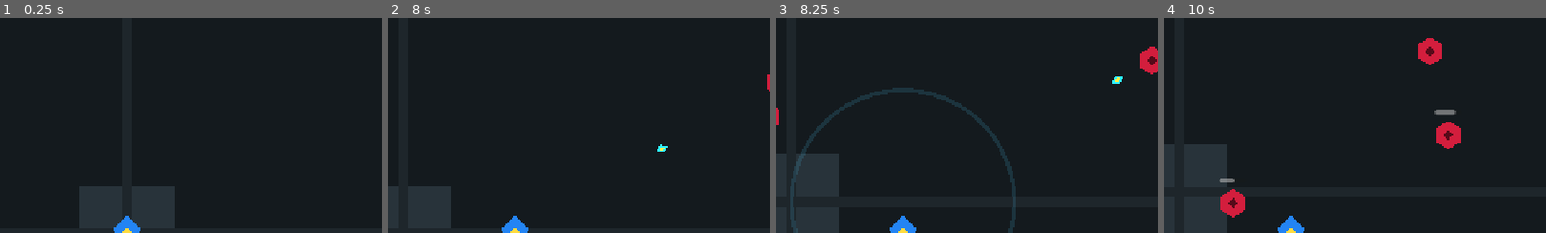
Above: before the commit, frames 1-4 (left to right).
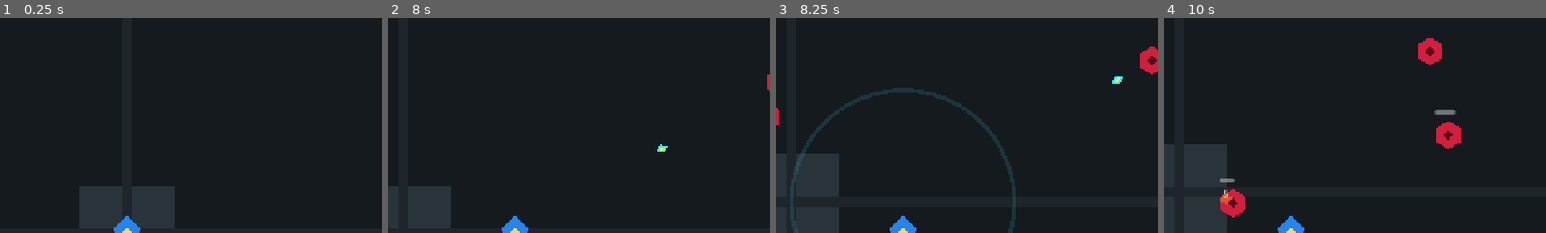
Above: after the commit, the same moments.

Repository: StanisRyz/SuperHeroes
Game: Godot game, scene res://scenes/main/Main.tscn
Two runs of this game, one before a commit and one after it. Both use one fixed random seed, a clock stepped at 60 frames per second and the inputs below.
Inputs (mouse positions are % of the whole screen's width and height, from its top left):
- Up to frame 1 (0.25 s): no input
- Up to frame 2 (8 s): tap Enter at 0.5, 3.5, 6.5 s; move the mouse to (72, 45) at 0.52 s; hold D (move_right) 0.53-1.25 s; hold J (ability_1) 0.53-1.25 s; click (72, 45) at 0.67 s; drag from (30, 55) to (50, 50) at 1.27 s; tap Space at 2, 5 s; move the mouse to (60, 28) at 2.02 s; hold D (move_right) 2.03-2.75 s; hold J (ability_1) 2.03-2.75 s; drag from (45, 70) to (20, 35) at 2.77 s; move the mouse to (80, 65) at 3.52 s; hold Left (move_left) 3.53-4.25 s; hold J (ability_1) 3.53-4.25 s; drag from (20, 35) to (50, 50) at 4.27 s; move the mouse to (55, 50) at 5.02 s; hold S (move_down) 5.03-5.75 s; hold J (ability_1) 5.03-5.75 s; click (55, 50) at 5.17 s; drag from (35, 25) to (30, 55) at 5.77 s; move the mouse to (72, 45) at 6.52 s; hold W (move_up) 6.53-7.25 s; hold J (ability_1) 6.53-7.25 s; drag from (30, 55) to (25, 21) at 7.27 s
- Up to frame 3 (8.25 s): move the mouse to (60, 28) at 8.02 s; hold S (move_down) from 8.03 s (still down); hold J (ability_1) from 8.03 s (still down)
- Up to frame 4 (10 s): release S (move_down) at 8.75 s; release J (ability_1) at 8.75 s; drag from (45, 70) to (20, 35) at 8.77 s; move the mouse to (80, 65) at 9.52 s; hold W (move_up) from 9.53 s (still down); hold J (ability_1) from 9.53 s (still down); click (80, 65) at 9.67 s
The pictures show only the part of the screen within x 33-83%, y 0-50%; the shares and areas given below are measured in that part.

Frames 1-3 are identical in both runs. In frame 4, 0.1% of the frame differs, in the area x 14-18%, y 79-88%.

Commit message:
Add combat feedback and XP magnet.
Adds floating damage numbers, enemy death burst feedback, projectile hit sparks, XP gem magnet attraction, and a small camera shake foundation. Updates README.md and Agents.md while keeping the patch focused on combat feel and pickup quality without adding sound, new abilities, saves, meta-progression, monetization, or Yandex SDK integration.

Diff:
--- a/scenes/abilities/AbilityManager.gd
+++ b/scenes/abilities/AbilityManager.gd
@@ -51,6 +51,8 @@
 		return
 
 	_spawn_pulse_feedback()
+	if player.has_method("shake_camera"):
+		player.shake_camera(5.0, 0.14)
 	_ability_1_cooldown_remaining = maxf(nova_cooldown, 0.0)
 	ability_cast.emit(1)
 	_emit_cooldown_changed(true)
--- /dev/null
+++ b/scenes/effects/DeathBurst.gd
@@ -0,0 +1,21 @@
+extends Node2D
+
+@export var lifetime: float = 0.28
+
+@onready var ring: Line2D = get_node_or_null("Ring")
+
+
+func play(world_position: Vector2, color: Color = Color.WHITE) -> void:
+	global_position = world_position
+	scale = Vector2.ONE * 0.25
+
+	if ring != null:
+		ring.default_color = color
+		ring.modulate = Color(color.r, color.g, color.b, 0.9)
+
+	var tween := create_tween()
+	tween.set_parallel(true)
+	tween.tween_property(self, "scale", Vector2.ONE * 1.25, lifetime)
+	if ring != null:
+		tween.tween_property(ring, "modulate", Color(color.r, color.g, color.b, 0.0), lifetime)
+	tween.chain().tween_callback(queue_free)
--- /dev/null
+++ b/scenes/effects/DeathBurst.tscn
@@ -0,0 +1,13 @@
+[gd_scene load_steps=2 format=3 uid="uid://death_burst_superheroes"]
+
+[ext_resource type="Script" path="res://scenes/effects/DeathBurst.gd" id="1_death_burst_script"]
+
+[node name="DeathBurst" type="Node2D"]
+z_index = 30
+script = ExtResource("1_death_burst_script")
+
+[node name="Ring" type="Line2D" parent="."]
+points = PackedVector2Array(38, 0, 35.11, 14.54, 26.87, 26.87, 14.54, 35.11, 0, 38, -14.54, 35.11, -26.87, 26.87, -35.11, 14.54, -38, 0, -35.11, -14.54, -26.87, -26.87, -14.54, -35.11, 0, -38, 14.54, -35.11, 26.87, -26.87, 35.11, -14.54, 38, 0)
+width = 6.0
+default_color = Color(1, 1, 1, 0.9)
+closed = true
--- /dev/null
+++ b/scenes/effects/HitSpark.gd
@@ -0,0 +1,19 @@
+extends Node2D
+
+@export var lifetime: float = 0.16
+
+@onready var spark: Polygon2D = get_node_or_null("Spark")
+
+
+func play(world_position: Vector2) -> void:
+	global_position = world_position
+	rotation = randf() * TAU
+	scale = Vector2.ONE * 0.45
+
+	var tween := create_tween()
+	tween.set_parallel(true)
+	tween.tween_property(self, "scale", Vector2.ONE * 1.0, lifetime)
+	if spark != null:
+		spark.modulate = Color(1.0, 0.95, 0.3, 1.0)
+		tween.tween_property(spark, "modulate", Color(1.0, 0.95, 0.3, 0.0), lifetime)
+	tween.chain().tween_callback(queue_free)
--- /dev/null
+++ b/scenes/effects/HitSpark.tscn
@@ -0,0 +1,11 @@
+[gd_scene load_steps=2 format=3 uid="uid://hit_spark_superheroes"]
+
+[ext_resource type="Script" path="res://scenes/effects/HitSpark.gd" id="1_hit_spark_script"]
+
+[node name="HitSpark" type="Node2D"]
+z_index = 35
+script = ExtResource("1_hit_spark_script")
+
+[node name="Spark" type="Polygon2D" parent="."]
+color = Color(1, 0.95, 0.3, 1)
+polygon = PackedVector2Array(18, 0, 5, 5, 0, 18, -5, 5, -18, 0, -5, -5, 0, -18, 5, -5)
--- a/scenes/enemies/Enemy.gd
+++ b/scenes/enemies/Enemy.gd
@@ -1,6 +1,7 @@
 extends CharacterBody2D
 
 signal health_changed(current_health: int, max_health: int)
+signal damage_taken(amount: int, world_position: Vector2)
 signal died(enemy: Node)
 
 @export var speed: float = 120.0
@@ -81,6 +82,7 @@
 	var previous_health := current_health
 	current_health = clampi(current_health - amount, 0, max_health)
 	if current_health != previous_health:
+		damage_taken.emit(previous_health - current_health, global_position)
 		health_changed.emit(current_health, max_health)
 		_update_health_bar()
 		_play_hit_flash()
--- a/scenes/enemies/EnemySpawner.gd
+++ b/scenes/enemies/EnemySpawner.gd
@@ -4,6 +4,7 @@
 
 @export var enemy_scene: PackedScene
 @export var experience_gem_scene: PackedScene
+@export var death_burst_scene: PackedScene
 @export var spawn_interval: float = 1.5
 @export var max_alive_enemies: int = 12
 @export var min_spawn_distance_from_player: float = 500.0
@@ -15,6 +16,7 @@
 var pickup_container: Node
 var run_manager: Node
 var spawn_director: Node
+var floating_text_spawner: Node
 
 @onready var spawn_timer: Timer = $SpawnTimer
 
@@ -24,13 +26,14 @@
 	spawn_timer.one_shot = false
 
 
-func setup(new_player: Node2D, new_playable_rect: Rect2, new_enemy_container: Node, new_pickup_container: Node = null, new_run_manager: Node = null, new_spawn_director: Node = null) -> void:
+func setup(new_player: Node2D, new_playable_rect: Rect2, new_enemy_container: Node, new_pickup_container: Node = null, new_run_manager: Node = null, new_spawn_director: Node = null, new_floating_text_spawner: Node = null) -> void:
 	player = new_player
 	playable_rect = new_playable_rect
 	enemy_container = new_enemy_container
 	pickup_container = new_pickup_container
 	run_manager = new_run_manager
 	spawn_director = new_spawn_director
+	floating_text_spawner = new_floating_text_spawner
 
 	spawn_timer.wait_time = _get_current_spawn_interval()
 	if _can_spawn():
@@ -70,7 +73,12 @@
 		push_warning("Spawned enemy does not implement set_target(new_target).")
 
 	if enemy.has_signal("died"):
-		enemy.died.connect(_on_enemy_died)
+		if not enemy.died.is_connected(_on_enemy_died):
+			enemy.died.connect(_on_enemy_died)
+
+	if enemy.has_signal("damage_taken") and floating_text_spawner != null and floating_text_spawner.has_method("show_damage"):
+		if not enemy.damage_taken.is_connected(floating_text_spawner.show_damage):
+			enemy.damage_taken.connect(floating_text_spawner.show_damage)
 
 
 func _on_enemy_died(enemy: Node) -> void:
@@ -81,11 +89,13 @@
 	if enemy != null and enemy.has_method("get_experience_value"):
 		dropped_experience = int(enemy.get_experience_value())
 
-	if experience_gem_scene == null or not is_instance_valid(pickup_container):
+	var enemy_node := enemy as Node2D
+	if enemy_node == null:
 		return
 
-	var enemy_node := enemy as Node2D
-	if enemy_node == null:
+	_spawn_death_burst(enemy_node.global_position)
+
+	if experience_gem_scene == null or not is_instance_valid(pickup_container):
 		return
 
 	var gem_node := experience_gem_scene.instantiate()
@@ -100,6 +110,24 @@
 
 	pickup_container.add_child(gem)
 	gem.global_position = enemy_node.global_position
+
+
+func _spawn_death_burst(world_position: Vector2) -> void:
+	if death_burst_scene == null:
+		return
+
+	var burst_node := death_burst_scene.instantiate()
+	if not burst_node is Node2D:
+		push_warning("DeathBurst scene root must be Node2D.")
+		burst_node.queue_free()
+		return
+
+	var burst := burst_node as Node2D
+	get_tree().current_scene.add_child(burst)
+	if burst.has_method("play"):
+		burst.play(world_position, Color(1.0, 0.35, 0.28, 1.0))
+	else:
+		burst.global_position = world_position
 
 
 func _can_spawn() -> bool:
--- a/scenes/enemies/EnemySpawner.tscn
+++ b/scenes/enemies/EnemySpawner.tscn
@@ -1,12 +1,14 @@
-[gd_scene load_steps=4 format=3 uid="uid://enemy_spawner_scene_superheroes"]
+[gd_scene load_steps=5 format=3 uid="uid://enemy_spawner_scene_superheroes"]
 
 [ext_resource type="Script" path="res://scenes/enemies/EnemySpawner.gd" id="1_spawner_script"]
 [ext_resource type="PackedScene" path="res://scenes/enemies/Enemy.tscn" id="2_enemy"]
 [ext_resource type="PackedScene" path="res://scenes/pickups/ExperienceGem.tscn" id="3_experience_gem"]
+[ext_resource type="PackedScene" path="res://scenes/effects/DeathBurst.tscn" id="4_death_burst"]
 
 [node name="EnemySpawner" type="Node"]
 script = ExtResource("1_spawner_script")
 enemy_scene = ExtResource("2_enemy")
 experience_gem_scene = ExtResource("3_experience_gem")
+death_burst_scene = ExtResource("4_death_burst")
 
 [node name="SpawnTimer" type="Timer" parent="."]
--- a/scenes/game/Arena.gd
+++ b/scenes/game/Arena.gd
@@ -14,6 +14,7 @@
 @onready var level_up_screen: Node = get_node_or_null("LevelUpScreen")
 @onready var game_over_screen: Node = get_node_or_null("GameOverScreen")
 @onready var mobile_controls: Node = get_node_or_null("MobileControls")
+@onready var floating_text_spawner: Node = get_node_or_null("FloatingTextSpawner")
 
 func _ready() -> void:
 	var playable_rect := get_playable_rect()
@@ -70,9 +71,9 @@
 	elif enemy_spawner == null:
 		push_warning("Arena could not find EnemySpawner node.")
 	elif enemy_spawner.has_method("setup"):
-		enemy_spawner.setup(player, playable_rect, enemy_container, pickup_container, run_manager, spawn_director)
-	else:
-		push_warning("EnemySpawner does not implement setup(player, playable_rect, enemy_container, pickup_container, run_manager, spawn_director).")
+		enemy_spawner.setup(player, playable_rect, enemy_container, pickup_container, run_manager, spawn_director, floating_text_spawner)
+	else:
+		push_warning("EnemySpawner does not implement setup(player, playable_rect, enemy_container, pickup_container, run_manager, spawn_director, floating_text_spawner).")
 
 
 func get_playable_rect() -> Rect2:
--- a/scenes/game/Arena.tscn
+++ b/scenes/game/Arena.tscn
@@ -10,6 +10,7 @@
 [ext_resource type="PackedScene" path="res://scenes/ui/GameOverScreen.tscn" id="7_game_over_screen"]
 [ext_resource type="PackedScene" path="res://scenes/enemies/SpawnDirector.tscn" id="8_spawn_director"]
 [ext_resource type="PackedScene" path="res://scenes/ui/MobileControls.tscn" id="9_mobile_controls"]
+[ext_resource type="PackedScene" path="res://scenes/ui/FloatingTextSpawner.tscn" id="10_floating_text_spawner"]
 
 [node name="Arena" type="Node2D"]
 script = ExtResource("1_arena_script")
@@ -53,3 +54,5 @@
 [node name="GameOverScreen" parent="." instance=ExtResource("7_game_over_screen")]
 
 [node name="MobileControls" parent="." instance=ExtResource("9_mobile_controls")]
+
+[node name="FloatingTextSpawner" parent="." instance=ExtResource("10_floating_text_spawner")]
--- a/scenes/pickups/ExperienceGem.gd
+++ b/scenes/pickups/ExperienceGem.gd
@@ -2,7 +2,10 @@
 
 @export var experience_value: int = 1
 @export var pickup_radius: float = 16.0
+@export var magnet_radius: float = 140.0
+@export var magnet_speed: float = 420.0
 
+var target_player: Node2D
 var _picked_up := false
 
 @onready var collision_shape: CollisionShape2D = get_node_or_null("CollisionShape2D")
@@ -16,6 +19,21 @@
 		circle.radius = pickup_radius
 
 
+func _physics_process(delta: float) -> void:
+	if _picked_up:
+		return
+
+	_update_target_player()
+	if not is_instance_valid(target_player):
+		return
+
+	var offset := target_player.global_position - global_position
+	if offset.is_zero_approx():
+		return
+
+	global_position += offset.normalized() * magnet_speed * delta
+
+
 func _on_body_entered(body: Node2D) -> void:
 	if _picked_up or not body.has_method("add_experience"):
 		return
@@ -23,3 +41,27 @@
 	_picked_up = true
 	body.add_experience(experience_value)
 	queue_free()
+
+
+func _update_target_player() -> void:
+	if _is_valid_magnet_target(target_player):
+		return
+
+	target_player = null
+	for node in get_tree().get_nodes_in_group("player"):
+		if not _is_valid_magnet_target(node):
+			continue
+
+		var player_node := node as Node2D
+		if player_node != null and global_position.distance_to(player_node.global_position) <= magnet_radius:
+			target_player = player_node
+			return
+
+
+func _is_valid_magnet_target(node: Node) -> bool:
+	return (
+		node is Node2D
+		and is_instance_valid(node)
+		and not node.is_queued_for_deletion()
+		and (not node.has_method("is_dead") or not node.is_dead())
+	)
--- a/scenes/player/Player.gd
+++ b/scenes/player/Player.gd
@@ -17,12 +17,14 @@
 var _playable_rect: Rect2
 var _has_playable_rect := false
 var _hit_flash_tween: Tween
+var _camera_shake_tween: Tween
 
 @onready var camera: Camera2D = $Camera2D
 @onready var body_visual: CanvasItem = get_node_or_null("Body")
 @onready var core_visual: CanvasItem = get_node_or_null("Core")
 
 func _ready() -> void:
+	add_to_group("player")
 	current_health = max_health
 
 
@@ -91,6 +93,18 @@
 	camera.limit_bottom = int(rect.end.y)
 
 
+func shake_camera(strength: float = 6.0, duration: float = 0.12) -> void:
+	if camera == null:
+		return
+
+	if _camera_shake_tween != null:
+		_camera_shake_tween.kill()
+
+	camera.offset = Vector2(randf_range(-strength, strength), randf_range(-strength, strength))
+	_camera_shake_tween = create_tween()
+	_camera_shake_tween.tween_property(camera, "offset", Vector2.ZERO, duration)
+
+
 func _clamp_to_playable_rect() -> void:
 	if not _has_playable_rect:
 		return
--- a/scenes/projectiles/PlayerProjectile.gd
+++ b/scenes/projectiles/PlayerProjectile.gd
@@ -3,6 +3,7 @@
 @export var speed: float = 520.0
 @export var max_lifetime: float = 2.0
 @export var hit_radius: float = 10.0
+@export var hit_spark_scene: PackedScene
 
 var damage: int
 var target: Node2D
@@ -54,7 +55,26 @@
 
 	_has_hit = true
 	body.take_damage(damage)
+	_spawn_hit_spark(body.global_position)
 	queue_free()
+
+
+func _spawn_hit_spark(world_position: Vector2) -> void:
+	if hit_spark_scene == null:
+		return
+
+	var spark_node := hit_spark_scene.instantiate()
+	if not spark_node is Node2D:
+		push_warning("HitSpark scene root must be Node2D.")
+		spark_node.queue_free()
+		return
+
+	var spark := spark_node as Node2D
+	get_tree().current_scene.add_child(spark)
+	if spark.has_method("play"):
+		spark.play(world_position)
+	else:
+		spark.global_position = world_position
 
 
 func _is_valid_enemy(body: Node) -> bool:
--- a/scenes/projectiles/PlayerProjectile.tscn
+++ b/scenes/projectiles/PlayerProjectile.tscn
@@ -1,6 +1,7 @@
-[gd_scene load_steps=3 format=3 uid="uid://player_projectile_scene_superheroes"]
+[gd_scene load_steps=4 format=3 uid="uid://player_projectile_scene_superheroes"]
 
 [ext_resource type="Script" path="res://scenes/projectiles/PlayerProjectile.gd" id="1_projectile_script"]
+[ext_resource type="PackedScene" path="res://scenes/effects/HitSpark.tscn" id="2_hit_spark"]
 
 [sub_resource type="CircleShape2D" id="CircleShape2D_projectile"]
 radius = 10.0
@@ -9,6 +10,7 @@
 collision_layer = 0
 collision_mask = 2
 script = ExtResource("1_projectile_script")
+hit_spark_scene = ExtResource("2_hit_spark")
 
 [node name="Body" type="Polygon2D" parent="."]
 color = Color(0.18, 0.95, 1, 1)
--- /dev/null
+++ b/scenes/ui/FloatingText.gd
@@ -0,0 +1,20 @@
+extends Node2D
+
+@export var rise_distance: float = 42.0
+
+@onready var label: Label = get_node_or_null("Label")
+
+
+func play(text: String, world_position: Vector2, duration: float = 0.6) -> void:
+	global_position = world_position
+
+	if label != null:
+		label.text = text
+		label.modulate = Color(1.0, 1.0, 1.0, 1.0)
+
+	var tween := create_tween()
+	tween.set_parallel(true)
+	tween.tween_property(self, "global_position", world_position + Vector2.UP * rise_distance, duration)
+	if label != null:
+		tween.tween_property(label, "modulate", Color(1.0, 1.0, 1.0, 0.0), duration)
+	tween.chain().tween_callback(queue_free)
--- /dev/null
+++ b/scenes/ui/FloatingText.tscn
@@ -0,0 +1,16 @@
+[gd_scene load_steps=2 format=3 uid="uid://floating_text_superheroes"]
+
+[ext_resource type="Script" path="res://scenes/ui/FloatingText.gd" id="1_floating_text_script"]
+
+[node name="FloatingText" type="Node2D"]
+z_index = 80
+script = ExtResource("1_floating_text_script")
+
+[node name="Label" type="Label" parent="."]
+offset_left = -40.0
+offset_top = -18.0
+offset_right = 40.0
+offset_bottom = 18.0
+text = "0"
+horizontal_alignment = 1
+vertical_alignment = 1
--- /dev/null
+++ b/scenes/ui/FloatingTextSpawner.gd
@@ -0,0 +1,29 @@
+extends Node
+
+@export var floating_text_scene: PackedScene
+
+
+func show_damage(amount: int, world_position: Vector2) -> void:
+	_spawn_text(str(amount), world_position)
+
+
+func show_pickup(text: String, world_position: Vector2) -> void:
+	_spawn_text(text, world_position)
+
+
+func _spawn_text(text: String, world_position: Vector2) -> void:
+	if floating_text_scene == null:
+		push_warning("FloatingTextSpawner is missing floating_text_scene.")
+		return
+
+	var text_node := floating_text_scene.instantiate()
+	if not text_node is Node2D:
+		push_warning("FloatingText scene root must be Node2D.")
+		text_node.queue_free()
+		return
+
+	add_child(text_node)
+	if text_node.has_method("play"):
+		text_node.play(text, world_position)
+	else:
+		text_node.global_position = world_position
--- /dev/null
+++ b/scenes/ui/FloatingTextSpawner.tscn
@@ -0,0 +1,8 @@
+[gd_scene load_steps=3 format=3 uid="uid://floating_text_spawner_superheroes"]
+
+[ext_resource type="Script" path="res://scenes/ui/FloatingTextSpawner.gd" id="1_floating_text_spawner_script"]
+[ext_resource type="PackedScene" path="res://scenes/ui/FloatingText.tscn" id="2_floating_text"]
+
+[node name="FloatingTextSpawner" type="Node"]
+script = ExtResource("1_floating_text_spawner_script")
+floating_text_scene = ExtResource("2_floating_text")
Not shown, added: scenes/effects/DeathBurst.gd.uid
Not shown, added: scenes/effects/HitSpark.gd.uid
Not shown: 1 places in scenes/game/Arena.tscn that only renumber resources
Not shown, added: scenes/ui/FloatingText.gd.uid
Not shown, added: scenes/ui/FloatingTextSpawner.gd.uid
Not shown, changed: Agents.md
